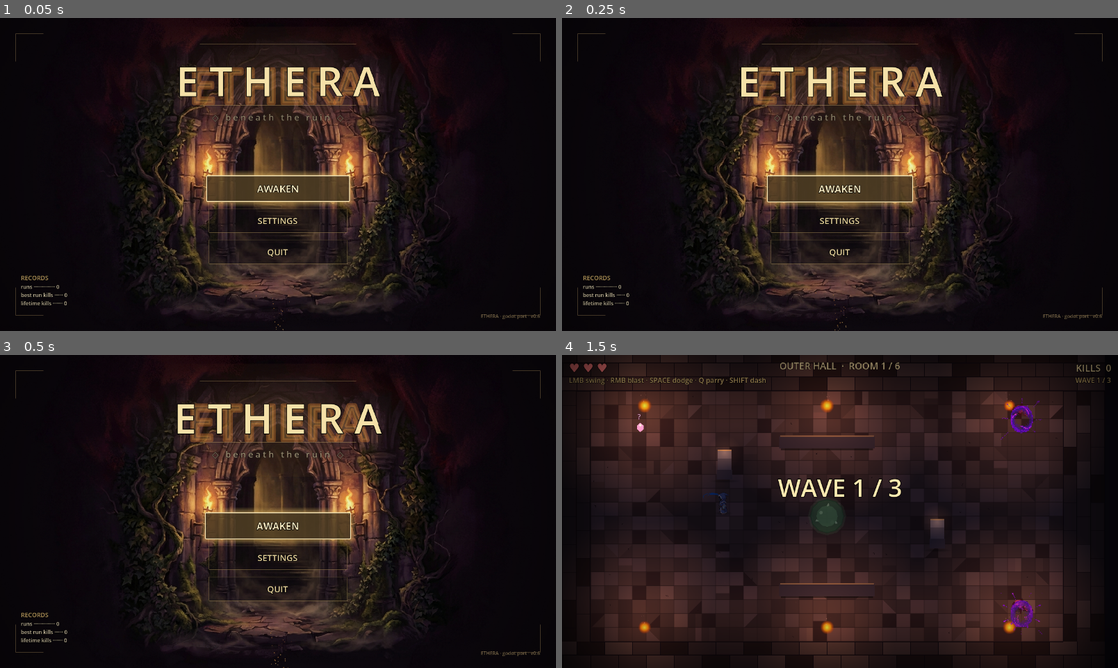
Above: before the commit, frames 1-4 (two rows, left to right).
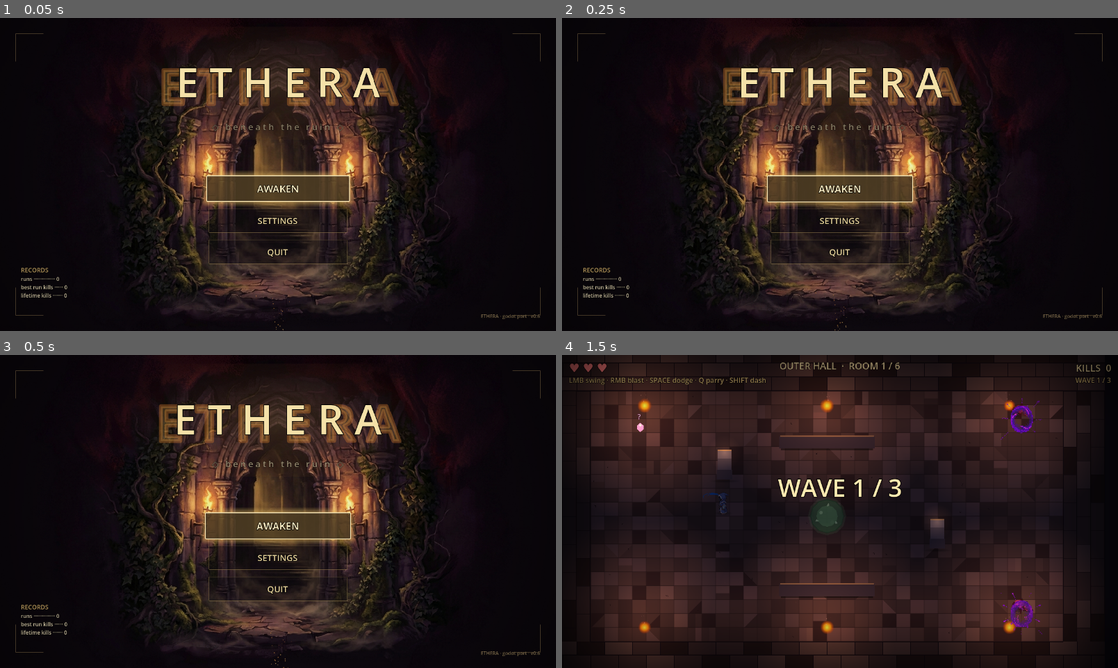
Above: after the commit, the same moments.

Repository: alitaghva1/ethera
Game: Godot game, scene res://scenes/main_menu.tscn
The game is run twice, just before and just after one commit, with the same random seed, the same clock (stepped at 60 frames per second) and the same inputs.
Inputs (mouse positions are in pixels of both pictures, inside the frame that each line leads up to):
- Up to frame 1 (0.05 s): no input
- Up to frame 2 (0.25 s): no input
- Up to frame 3 (0.5 s): no input
- Up to frame 4 (1.5 s): tap Enter at 0.5 s; move the mouse to (962, 495) at 0.52 s; press the mouse at (962, 495) at 0.53 s; hold D (move_right) 0.53-1.25 s; release the mouse at (962, 495) at 1.25 s; drag from (728, 527) to (623, 426) at 1.27 s

The runs differ from the first frame. In frame 1, 3.5% of the frame differs, in the area x 3-72%, y 8-92%; in frame 2, 3.5%; in frame 3, 3.5%, in the area x 3-73%, y 8-92%; in frame 4, nothing differs.

Commit message:
fix(godot iter-93): main menu spacing polish + glow ghost-letter fix
Playtest of iter-92 surfaced four UI defects on the redesigned start screen:

1. **Ghost letters under ETHERA.** TitleGlow Label declared text="ETHERA"
   while the foreground Title used "E T H E R A". Because the foreground
   letters are SPACED, the dimmer orange glow letters peeked through the
   gaps — reading as a duplicate title. Fix: both labels now use the same
   spaced text so the glow stacks exactly under the foreground.

2. **TitleHairline{Top,Bottom} crowded the title.** The painted backdrop
   already supplies a "manuscript frame" via its painted arch — the thin
   gold rules above/below the title were squashing the layout for no
   visual payoff. Removed both.

3. **Subtitle hugged the title.** Bumped Subtitle offset_top 148 → 150
   AND shifted the whole TitleBlock down (offset_top 60 → 80) so the
   composition has top headroom AND tagline breathing room.

4. **Records "last run" line clipped low.** StatsBlock shifted up 18 px
   (offset_top -132 → -150, offset_bottom -28 → -46) so the bottom line
   has clean clearance from the viewport edge.

Snapshot via tests/snapshot_main_menu.gd confirms the redesign now
renders cleanly: title stacks without ghost letters, subtitle has
breathing room, records panel sits comfortably above the bottom edge.

All 23 integration tests pass.

Co-Authored-By: Claude Opus 4.7 (1M context) <noreply@anthropic.com>

Diff:
--- a/slime-depths-godot/scenes/main_menu.tscn
+++ b/slime-depths-godot/scenes/main_menu.tscn
@@ -402,48 +402,48 @@
 
 ; ── Title block (top of screen, above arch peak) ──────────────────────
 ; iter-92: moved from "above viewport center" to "top-center anchored
-; at y=60" so the title sits on the dark cavern roof, with the painted
+; at y=80" so the title sits on the dark cavern roof, with the painted
 ; arch stones framing it from below.
+;
+; iter-93: removed TitleHairline{Top,Bottom} — they crowded the title
+; against the subtitle for no visual payoff (the painted backdrop's own
+; archway frame supplies the "manuscript page" structure). More vertical
+; breathing room between title and tagline.
 [node name="TitleBlock" type="Control" parent="."]
 anchors_preset = 1
 anchor_left = 0.5
 anchor_right = 0.5
 offset_left = -360.0
-offset_top = 60.0
+offset_top = 80.0
 offset_right = 360.0
-offset_bottom = 220.0
-grow_horizontal = 2
-mouse_filter = 2
-
-; Thin gold hairline above the title.
-[node name="TitleHairlineTop" type="Panel" parent="TitleBlock"]
-anchors_preset = 5
-anchor_left = 0.5
-anchor_right = 0.5
-offset_left = -180.0
-offset_top = 0.0
-offset_right = 180.0
-offset_bottom = 1.0
-grow_horizontal = 2
-theme_override_styles/panel = SubResource("hairline_style")
+offset_bottom = 260.0
+grow_horizontal = 2
 mouse_filter = 2
 
 ; Glow Label — outline "fat-copy" workaround for blur. Sits behind the
 ; foreground title so the warm aura reads as bloom.
+;
+; iter-93 BUG FIX: text MUST match the foreground Title verbatim. Prior
+; iter-92 had the glow saying "ETHERA" while the foreground said
+; "E T H E R A". Because the foreground letters are SPACED, the dimmer
+; orange glow letters were peeking through the gaps — visible in
+; playtest as a ghost duplicate of the title. Matching the text makes
+; the glow stack exactly under the foreground so it reads as bloom
+; rather than a typographic artifact.
 [node name="TitleGlow" type="Label" parent="TitleBlock"]
 anchors_preset = 5
 anchor_left = 0.5
 anchor_right = 0.5
 offset_left = -360.0
-offset_top = 18.0
+offset_top = 0.0
 offset_right = 360.0
-offset_bottom = 138.0
+offset_bottom = 120.0
 grow_horizontal = 2
 theme_override_font_sizes/font_size = 110
 theme_override_colors/font_color = Color(0.92, 0.72, 0.36, 0.20)
 theme_override_colors/font_outline_color = Color(0.95, 0.55, 0.20, 0.32)
 theme_override_constants/outline_size = 18
-text = "ETHERA"
+text = "E T H E R A"
 horizontal_alignment = 1
 vertical_alignment = 1
 mouse_filter = 2
@@ -454,9 +454,9 @@
 anchor_left = 0.5
 anchor_right = 0.5
 offset_left = -360.0
-offset_top = 18.0
+offset_top = 0.0
 offset_right = 360.0
-offset_bottom = 138.0
+offset_bottom = 120.0
 grow_horizontal = 2
 theme_override_font_sizes/font_size = 96
 theme_override_colors/font_color = Color(0.96, 0.88, 0.66, 1)
@@ -467,29 +467,21 @@
 vertical_alignment = 1
 mouse_filter = 2
 
-[node name="TitleHairlineBottom" type="Panel" parent="TitleBlock"]
-anchors_preset = 5
-anchor_left = 0.5
-anchor_right = 0.5
-offset_left = -180.0
-offset_top = 140.0
-offset_right = 180.0
-offset_bottom = 141.0
-grow_horizontal = 2
-theme_override_styles/panel = SubResource("hairline_style")
-mouse_filter = 2
-
 ; Tagline — diamond flourishes (◇) flank lowercase-spaced "beneath the ruin"
 ; per the JS reference (slime-depths/src/menuScreen.js line ~135).
 ; main_menu.gd animates its alpha in a slow 3s pulse (0.65 → 1.0 → 0.65).
+;
+; iter-93: bumped vertical offset 148 → 150 so the tagline sits a clean
+; 30 px below the title baseline (was crammed against the now-removed
+; bottom hairline).
 [node name="Subtitle" type="Label" parent="TitleBlock"]
 anchors_preset = 5
 anchor_left = 0.5
 anchor_right = 0.5
 offset_left = -360.0
-offset_top = 148.0
+offset_top = 150.0
 offset_right = 360.0
-offset_bottom = 188.0
+offset_bottom = 190.0
 grow_horizontal = 2
 theme_override_font_sizes/font_size = 20
 theme_override_colors/font_color = Color(0.78, 0.72, 0.58, 0.95)
@@ -568,14 +560,17 @@
 text = "QUIT"
 
 ; ── Records panel (bottom-left, low-key) ──────────────────────────────
+; iter-93: shifted up by 18 px (offset_top -132 → -150, offset_bottom
+; -28 → -46) so the "last run" line has clean breathing room from the
+; viewport bottom edge. Was clipping low in playtest.
 [node name="StatsBlock" type="VBoxContainer" parent="."]
 anchors_preset = 2
 anchor_top = 1.0
 anchor_bottom = 1.0
 offset_left = 48.0
-offset_top = -132.0
+offset_top = -150.0
 offset_right = 344.0
-offset_bottom = -28.0
+offset_bottom = -46.0
 theme_override_constants/separation = 2
 
 [node name="StatsTitle" type="Label" parent="StatsBlock"]
--- /dev/null
+++ b/slime-depths-godot/tests/test_iter93.gd
@@ -0,0 +1,127 @@
+extends SceneTree
+
+# Iter 93 — main menu spacing polish + glow ghost-letter bug fix.
+#
+# After iter-92 landed the painted backdrop, playtesting revealed:
+#   1. A "ghost letters" artifact behind the title — the TitleGlow Label
+#      used text="ETHERA" while the foreground Title used "E T H E R A".
+#      The dimmer orange glow letters peeked through the spaced gaps in
+#      the cream foreground, reading as a duplicate.
+#   2. TitleHairline{Top,Bottom} crowded the title + subtitle without
+#      adding value (painted backdrop's arch frames the title already).
+#   3. Subtitle sat ~5 px below the title — needed more breathing room.
+#   4. RECORDS panel "last run" line clipped low against viewport bottom.
+#
+# Fixes:
+#   • TitleGlow text → "E T H E R A" (matches foreground, kills ghost).
+#   • Removed both TitleHairlines.
+#   • Pushed subtitle down ~10 px (offset_top 148 → 150) AND moved title
+#     itself down 20 px (TitleBlock offset_top 60 → 80) for headroom.
+#   • Bumped StatsBlock up 18 px so the last-run line has clearance.
+func _initialize() -> void:
+	var ok := true
+	var src := FileAccess.get_file_as_string("res://scenes/main_menu.tscn")
+
+	# ═══ Glow text matches the foreground (kills ghost letters) ═══
+	# Both Title and TitleGlow nodes must declare text = "E T H E R A".
+	var title_count: int = 0
+	var lines: PackedStringArray = src.split("\n")
+	for line in lines:
+		if line.strip_edges() == "text = \"E T H E R A\"":
+			title_count += 1
+	if title_count < 2:
+		push_error("FAIL: Title + TitleGlow don't both use 'E T H E R A' — ghost-letter bug alive")
+		ok = false
+	else:
+		print("OK both Title and TitleGlow use 'E T H E R A' (no ghost letters)")
+
+	# ═══ Hairlines removed ═══
+	for h in ["TitleHairlineTop", "TitleHairlineBottom"]:
+		if src.contains("name=\"%s\"" % h):
+			push_error("FAIL: %s still present (painted backdrop replaces this manuscript chrome)" % h)
+			ok = false
+	if ok:
+		print("OK TitleHairlineTop + TitleHairlineBottom removed")
+
+	# ═══ Title block moved down for headroom ═══
+	# The TitleBlock now starts at y=80 (was 60). Look for the new offset
+	# in the TitleBlock node's stanza.
+	var tb_idx: int = src.find("name=\"TitleBlock\"")
+	if tb_idx < 0:
+		push_error("FAIL: TitleBlock node missing")
+		ok = false
+	else:
+		# Slice the next ~400 chars to scan the TitleBlock properties.
+		var tb_slice: String = src.substr(tb_idx, 400)
+		if not tb_slice.contains("offset_top = 80.0"):
+			push_error("FAIL: TitleBlock offset_top should be 80.0 for added top headroom")
+			ok = false
+		else:
+			print("OK TitleBlock starts at y=80 (more top headroom)")
+
+	# ═══ Subtitle pushed further from title baseline ═══
+	# Subtitle's offset_top inside TitleBlock should be 150 (was 148).
+	# Find the Subtitle node block.
+	var sub_idx: int = src.find("name=\"Subtitle\"")
+	if sub_idx < 0:
+		push_error("FAIL: Subtitle node missing")
+		ok = false
+	else:
+		var sub_slice: String = src.substr(sub_idx, 400)
+		if not sub_slice.contains("offset_top = 150.0"):
+			push_error("FAIL: Subtitle offset_top should be 150.0 (more breath from title)")
+			ok = false
+		else:
+			print("OK Subtitle pushed down for breathing room from title")
+
+	# ═══ Stats block shifted up for bottom clearance ═══
+	var sb_idx: int = src.find("name=\"StatsBlock\"")
+	if sb_idx < 0:
+		push_error("FAIL: StatsBlock missing")
+		ok = false
+	else:
+		var sb_slice: String = src.substr(sb_idx, 400)
+		if not sb_slice.contains("offset_top = -150.0") or not sb_slice.contains("offset_bottom = -46.0"):
+			push_error("FAIL: StatsBlock not shifted up (last-run line will still clip low)")
+			ok = false
+		else:
+			print("OK StatsBlock shifted up 18 px (last-run line clears viewport bottom)")
+
+	# ═══ Scene still loads + has all expected nodes ═══
+	var scene := load("res://scenes/main_menu.tscn") as PackedScene
+	if scene == null:
+		push_error("FAIL: main_menu.tscn no longer loads")
+		ok = false
+	else:
+		var inst: Node = scene.instantiate()
+		if inst == null:
+			push_error("FAIL: main_menu.tscn failed to instantiate")
+			ok = false
+		else:
+			# Hairlines GONE.
+			if inst.get_node_or_null("TitleBlock/TitleHairlineTop") != null:
+				push_error("FAIL: TitleHairlineTop survived instantiation")
+				ok = false
+			if inst.get_node_or_null("TitleBlock/TitleHairlineBottom") != null:
+				push_error("FAIL: TitleHairlineBottom survived instantiation")
+				ok = false
+			# Title + glow + subtitle still present.
+			for n in ["TitleBlock/Title", "TitleBlock/TitleGlow", "TitleBlock/Subtitle"]:
+				if inst.get_node_or_null(n) == null:
+					push_error("FAIL: %s missing after instantiation" % n)
+					ok = false
+			# Title + glow text match.
+			var t: Label = inst.get_node_or_null("TitleBlock/Title")
+			var g: Label = inst.get_node_or_null("TitleBlock/TitleGlow")
+			if t != null and g != null and t.text != g.text:
+				push_error("FAIL: Title text '%s' != TitleGlow text '%s'" % [t.text, g.text])
+				ok = false
+			else:
+				print("OK Title.text == TitleGlow.text after instantiation")
+			inst.queue_free()
+
+	if ok:
+		print("=== ITER 93 INTEGRATION PASSED ===")
+	else:
+		print("=== ITER 93 INTEGRATION FAILED ===")
+	quit(0 if ok else 1)
